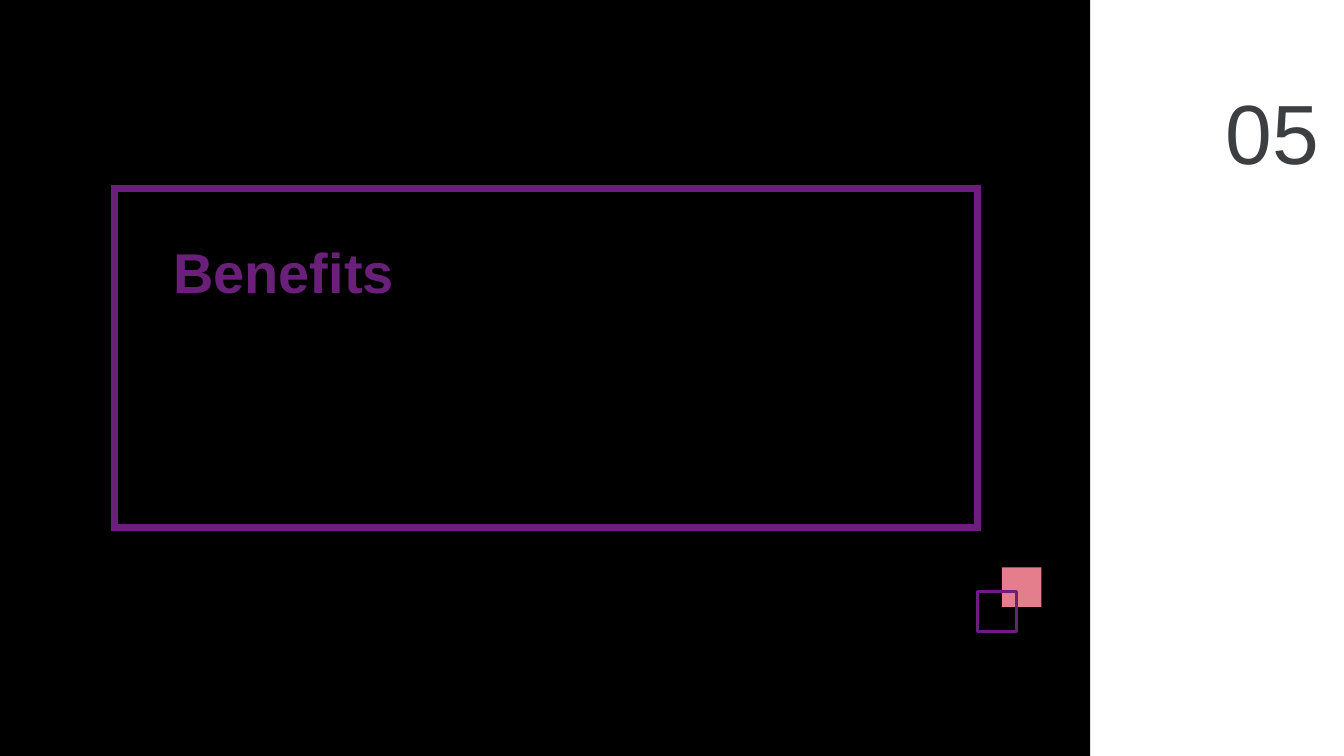
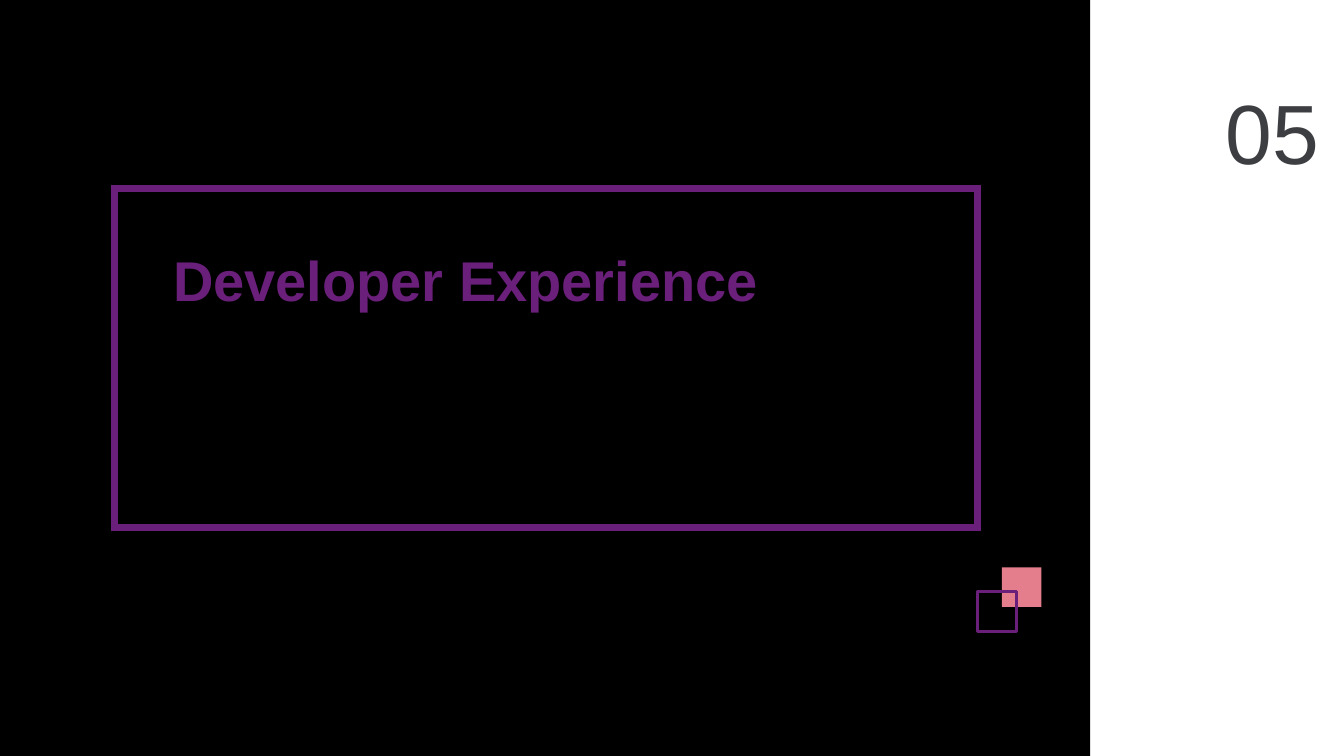
Before and after one commit to nvhai248/astro, a slide deck: slide 19 of docs/NT - Astro.pptx (slide 22 before the commit). Drawn at 1344x756 pixels with LibreOffice and Linux fonts; fonts in the diff are those of the drawing. Boxes give left, top, right and bottom in pixels: in the first picture for what was removed or moved away, otherwise in the second. Text is boxed around its words. In the diff, an @@ line names an element or a change of style, - is before the commit and + after.

```diff
--- a/docs/NT - Astro.pptx
+++ b/docs/NT - Astro.pptx
@@ text at <box>173,260,758,310</box>: text changed @@
-Benefits
+Developer Experience
```
Also in this commit, not shown: 15 other slides changed, 9 slides added, 13 slides removed, 2 other files.
